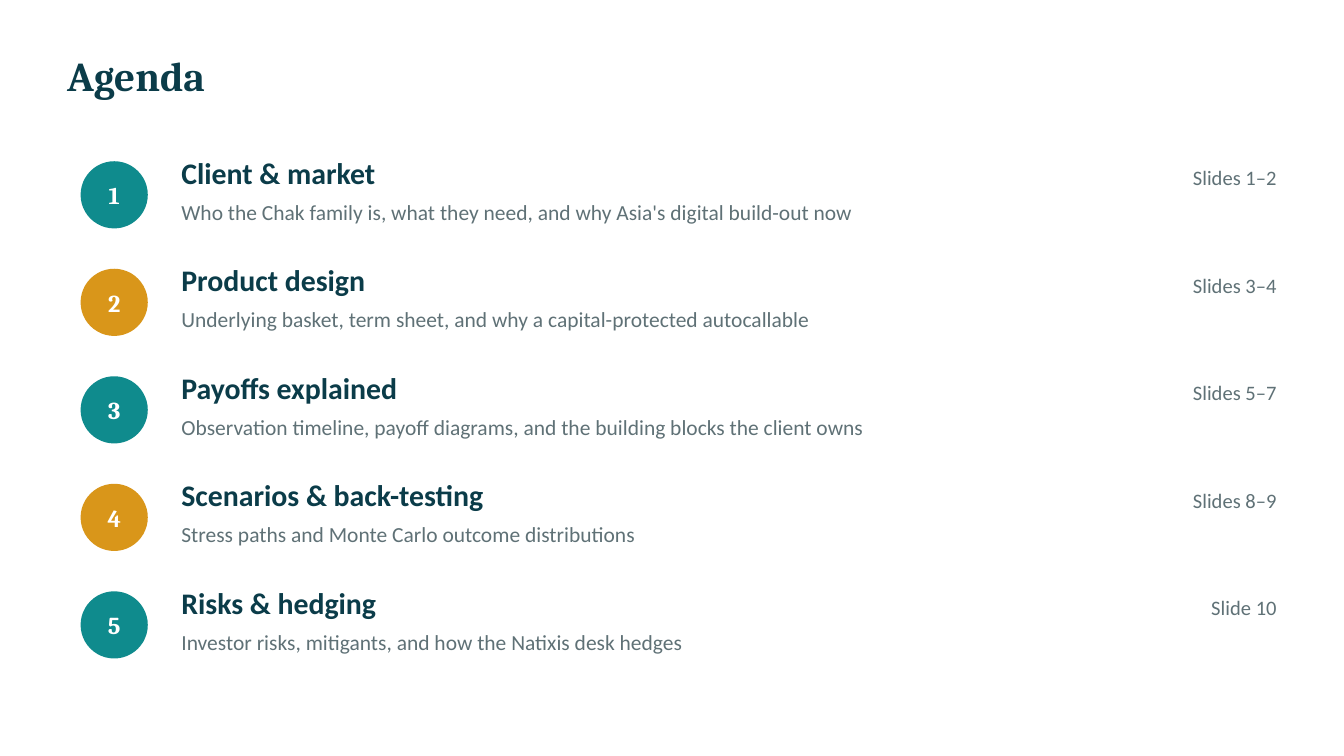
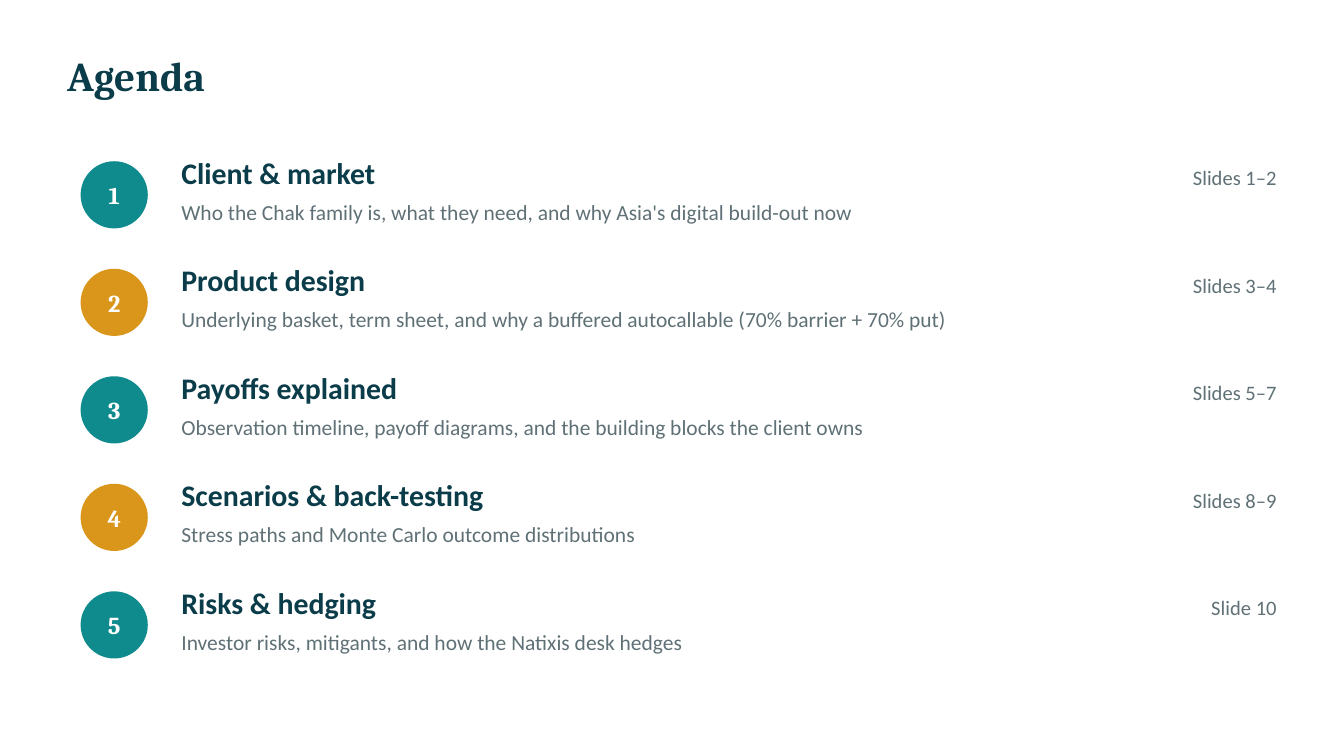
Before and after one commit to benjaminlhl/natixis-case-comp, a slide deck: slide 2 of deck/Asian-Digital-Autocallable-Note.pptx. Drawn at 1344x756 pixels with LibreOffice and Linux fonts; fonts in the diff are those of the drawing. Boxes give left, top, right and bottom in pixels: in the first picture for what was removed or moved away, otherwise in the second. Text is boxed around its words. In the diff, an @@ line names an element or a change of style, - is before the commit and + after.

```diff
--- a/deck/Asian-Digital-Autocallable-Note.pptx
+++ b/deck/Asian-Digital-Autocallable-Note.pptx
@@ text at [181, 311, 945, 331]: text changed @@
-Underlying basket, term sheet, and why a capital-protected autocallable
+Underlying basket, term sheet, and why a buffered autocallable (70% barrier + 70% put)
```
Also in this commit, not shown: 13 other slides changed, 14 other files.
